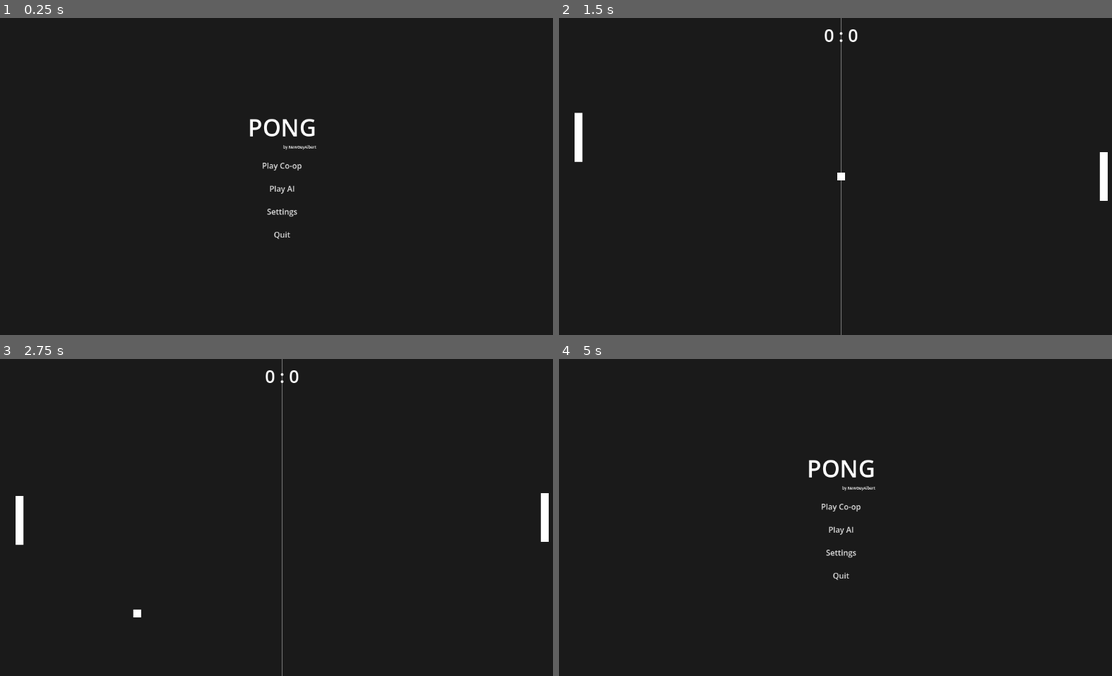
Above: before the commit, frames 1-4 (two rows, left to right).
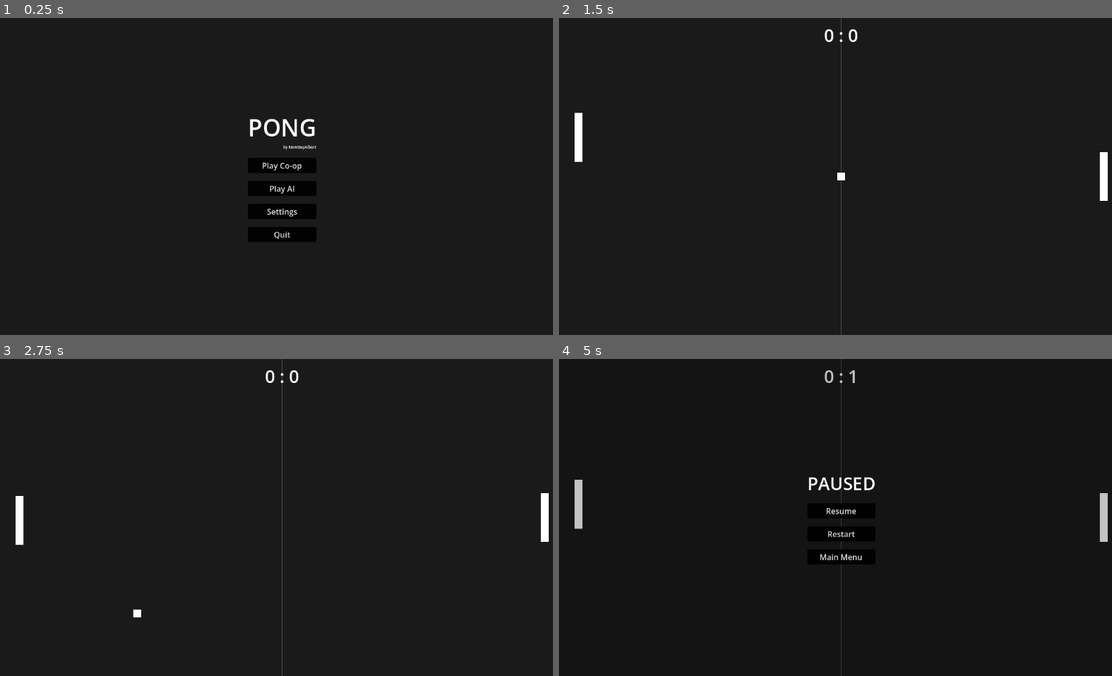
Above: after the commit, the same moments.

Repository: NewGuyAlbert/pong_1
Game: Godot game, scene res://scenes/menu/main_menu.tscn
Same seed, same stepped clock (60 frames per second), same inputs: the game is played once before the commit and once after it.
Inputs:
- Up to frame 1 (0.25 s): no input
- Up to frame 2 (1.5 s): click "Play Co-op" at 0.5 s; tap Enter at 1.25 s; hold W from 1.28 s (still down)
- Up to frame 3 (2.75 s): release W at 2.03 s; hold S from 2.03 s (still down)
- Up to frame 4 (5 s): release S at 2.78 s; hold W 2.78-4.28 s; tap Space at 4.25 s; hold S from 4.28 s (still down); tap Escape (ui_cancel) at 4.9 s

The runs differ from the first frame. In frame 2, 0.1% of the frame differs, in the area x 50-52%, y 0-100%; in frame 3, 0.1%; in frame 4, 2.9%, in the area x 2-100%, y 0-100%.

Commit message:
feat: add pause menu

Diff:
--- /dev/null
+++ b/assets/themes/button_hover.tres
@@ -0,0 +1,13 @@
+[gd_resource type="StyleBoxFlat" format=3 uid="uid://bakt6ipejggis"]
+
+[resource]
+content_margin_left = 4.0
+content_margin_top = 4.0
+content_margin_right = 4.0
+content_margin_bottom = 4.0
+bg_color = Color(0.30588236, 0.30588236, 0.30588236, 0.9607843)
+corner_radius_top_left = 3
+corner_radius_top_right = 3
+corner_radius_bottom_right = 3
+corner_radius_bottom_left = 3
+corner_detail = 5
--- /dev/null
+++ b/assets/themes/button_normal.tres
@@ -0,0 +1,13 @@
+[gd_resource type="StyleBoxFlat" format=3 uid="uid://s11hj5q7p081"]
+
+[resource]
+content_margin_left = 4.0
+content_margin_top = 4.0
+content_margin_right = 4.0
+content_margin_bottom = 4.0
+bg_color = Color(0.003921569, 0.003921569, 0.003921569, 0.9607843)
+corner_radius_top_left = 3
+corner_radius_top_right = 3
+corner_radius_bottom_right = 3
+corner_radius_bottom_left = 3
+corner_detail = 5
--- a/scenes/game/game.gd
+++ b/scenes/game/game.gd
@@ -12,8 +12,8 @@
 
 
 # TODO:
+# Add sounds for button hovers and clicks. Make menu interactible with arrow keys and Enter key
 # Make the game work for multiple screen sizes. Also some pixel values are hardcoded
-# Add pause menu. Show options to resume, restart, or go back to main menu.
 # Add AI opponent (easy, medium, hard)
 # Make it playable with controllers
 func _ready() -> void:
@@ -42,9 +42,6 @@
 
 
 func _unhandled_input(event: InputEvent) -> void:
-	# Go back to main menu
-	if event.is_action_pressed("ui_cancel"):
-		get_tree().change_scene_to_file(Routes.MAIN_MENU)
 	# Restart game (after a win)
 	if event.is_action_pressed("ui_restart") and winner != "":
 		get_tree().reload_current_scene()
--- a/scenes/game/game.tscn
+++ b/scenes/game/game.tscn
@@ -3,6 +3,7 @@
 [ext_resource type="Script" uid="uid://d0xywq2flu6oe" path="res://scenes/game/game.gd" id="1_0sr1o"]
 [ext_resource type="PackedScene" uid="uid://5fg34ynkvh3n" path="res://scenes/paddle/paddle.tscn" id="1_ig7tw"]
 [ext_resource type="PackedScene" uid="uid://bcnbmoivcm7yp" path="res://scenes/ball/ball.tscn" id="3_h2yge"]
+[ext_resource type="PackedScene" uid="uid://blr2015ge1is5" path="res://scenes/game/pause_menu.tscn" id="4_kelw5"]
 
 [sub_resource type="RectangleShape2D" id="RectangleShape2D_7dm0k"]
 size = Vector2(1152, 20)
@@ -46,4 +47,8 @@
 offset_left = 575.0
 offset_right = 577.0
 offset_bottom = 648.0
-color = Color(1, 1, 1, 0.39215687)
+color = Color(1, 1, 1, 0.19607843)
+
+[node name="CanvasLayer" type="CanvasLayer" parent="." unique_id=39697164]
+
+[node name="PauseMenu" parent="CanvasLayer" unique_id=1696648110 instance=ExtResource("4_kelw5")]
--- /dev/null
+++ b/scenes/game/pause_menu.gd
@@ -0,0 +1,46 @@
+extends Control
+
+@onready var resume_button: Button = %ResumeButton
+@onready var restart_button: Button = %RestartButton
+@onready var main_menu_button: Button = %MainMenuButton
+
+
+func _ready() -> void:
+	# Start hidden — hide() sets the built-in 'visible' property to false.
+	# show() sets it back to true. We use 'visible' later to check if the
+	# pause menu is currently open or closed when Escape is pressed.
+	hide()
+
+	resume_button.pressed.connect(_resume)
+	restart_button.pressed.connect(_restart)
+	main_menu_button.pressed.connect(_main_menu)
+
+
+func _unhandled_input(event: InputEvent) -> void:
+	if event.is_action_pressed("ui_cancel"):
+		if visible:
+			_resume()
+		else:
+			_pause()
+		# Prevent the event from propagating further
+		get_viewport().set_input_as_handled()
+
+
+func _pause() -> void:
+	get_tree().paused = true
+	show()
+
+
+func _resume() -> void:
+	get_tree().paused = false
+	hide()
+
+
+func _restart() -> void:
+	get_tree().paused = false
+	get_tree().reload_current_scene()
+
+
+func _main_menu() -> void:
+	get_tree().paused = false
+	get_tree().change_scene_to_file(Routes.MAIN_MENU)
--- /dev/null
+++ b/scenes/game/pause_menu.tscn
@@ -0,0 +1,67 @@
+[gd_scene format=3 uid="uid://blr2015ge1is5"]
+
+[ext_resource type="Script" uid="uid://dau1m7lf8mane" path="res://scenes/game/pause_menu.gd" id="1_aj248"]
+[ext_resource type="StyleBox" uid="uid://s11hj5q7p081" path="res://assets/themes/button_normal.tres" id="2_0n058"]
+[ext_resource type="StyleBox" uid="uid://bakt6ipejggis" path="res://assets/themes/button_hover.tres" id="3_1gnl8"]
+
+[node name="PauseMenu" type="Control" unique_id=1696648110]
+process_mode = 3
+layout_mode = 3
+anchors_preset = 15
+anchor_right = 1.0
+anchor_bottom = 1.0
+grow_horizontal = 2
+grow_vertical = 2
+script = ExtResource("1_aj248")
+
+[node name="DimBackground" type="ColorRect" parent="." unique_id=985205461]
+layout_mode = 1
+anchors_preset = 15
+anchor_right = 1.0
+anchor_bottom = 1.0
+grow_horizontal = 2
+grow_vertical = 2
+color = Color(0, 0, 0, 0.23529412)
+
+[node name="VBoxContainer" type="VBoxContainer" parent="." unique_id=1057634509]
+layout_mode = 1
+anchors_preset = 8
+anchor_left = 0.5
+anchor_top = 0.5
+anchor_right = 0.5
+anchor_bottom = 0.5
+offset_left = -69.5
+offset_top = -95.5
+offset_right = 69.5
+offset_bottom = 95.5
+grow_horizontal = 2
+grow_vertical = 2
+theme_override_constants/separation = 16
+
+[node name="PausedLabel" type="Label" parent="VBoxContainer" unique_id=1098647685]
+unique_name_in_owner = true
+layout_mode = 2
+size_flags_horizontal = 4
+theme_override_font_sizes/font_size = 36
+text = "PAUSED"
+
+[node name="ResumeButton" type="Button" parent="VBoxContainer" unique_id=543479838]
+unique_name_in_owner = true
+layout_mode = 2
+theme_override_styles/normal = ExtResource("2_0n058")
+theme_override_styles/hover = ExtResource("3_1gnl8")
+text = "Resume"
+
+[node name="RestartButton" type="Button" parent="VBoxContainer" unique_id=485685913]
+unique_name_in_owner = true
+layout_mode = 2
+theme_override_styles/normal = ExtResource("2_0n058")
+theme_override_styles/hover = ExtResource("3_1gnl8")
+text = "Restart"
+
+[node name="MainMenuButton" type="Button" parent="VBoxContainer" unique_id=710603507]
+unique_name_in_owner = true
+layout_mode = 2
+theme_override_styles/normal = ExtResource("2_0n058")
+theme_override_styles/hover = ExtResource("3_1gnl8")
+text = "Main Menu"
--- a/scenes/menu/main_menu.tscn
+++ b/scenes/menu/main_menu.tscn
@@ -1,6 +1,8 @@
 [gd_scene format=3 uid="uid://dooogqu6jksgb"]
 
 [ext_resource type="Script" uid="uid://bu7lg02fv1mhk" path="res://scenes/menu/main_menu.gd" id="1_nl8w3"]
+[ext_resource type="StyleBox" uid="uid://s11hj5q7p081" path="res://assets/themes/button_normal.tres" id="2_247la"]
+[ext_resource type="StyleBox" uid="uid://bakt6ipejggis" path="res://assets/themes/button_hover.tres" id="3_kiqgm"]
 
 [node name="MainMenu" type="Control" unique_id=813711118]
 layout_mode = 3
@@ -52,19 +54,27 @@
 [node name="PlayCoopButton" type="Button" parent="VBoxContainer" unique_id=998612857]
 unique_name_in_owner = true
 layout_mode = 2
+theme_override_styles/normal = ExtResource("2_247la")
+theme_override_styles/hover = ExtResource("3_kiqgm")
 text = "Play Co-op"
 
 [node name="PlayAIButton" type="Button" parent="VBoxContainer" unique_id=426976038]
 unique_name_in_owner = true
 layout_mode = 2
+theme_override_styles/normal = ExtResource("2_247la")
+theme_override_styles/hover = ExtResource("3_kiqgm")
 text = "Play AI"
 
 [node name="SettingsButton" type="Button" parent="VBoxContainer" unique_id=285908879]
 unique_name_in_owner = true
 layout_mode = 2
+theme_override_styles/normal = ExtResource("2_247la")
+theme_override_styles/hover = ExtResource("3_kiqgm")
 text = "Settings"
 
 [node name="QuitButton" type="Button" parent="VBoxContainer" unique_id=454544130]
 unique_name_in_owner = true
 layout_mode = 2
+theme_override_styles/normal = ExtResource("2_247la")
+theme_override_styles/hover = ExtResource("3_kiqgm")
 text = "Quit"
--- a/scenes/menu/placeholder_screen.tscn
+++ b/scenes/menu/placeholder_screen.tscn
@@ -1,6 +1,8 @@
 [gd_scene format=3 uid="uid://c7x8r5b0cs0g1"]
 
 [ext_resource type="Script" uid="uid://b03ckxwwedtx2" path="res://scenes/menu/placeholder_screen.gd" id="1_5o1j6"]
+[ext_resource type="StyleBox" uid="uid://s11hj5q7p081" path="res://assets/themes/button_normal.tres" id="2_uerj4"]
+[ext_resource type="StyleBox" uid="uid://bakt6ipejggis" path="res://assets/themes/button_hover.tres" id="3_wxwww"]
 
 [node name="PlaceholderScreen" type="Control" unique_id=158488908]
 layout_mode = 3
@@ -35,4 +37,6 @@
 offset_top = 20.0
 offset_right = 83.0
 offset_bottom = 51.0
+theme_override_styles/normal = ExtResource("2_uerj4")
+theme_override_styles/hover = ExtResource("3_wxwww")
 text = "← Back"
Not shown, added: scenes/game/pause_menu.gd.uid
